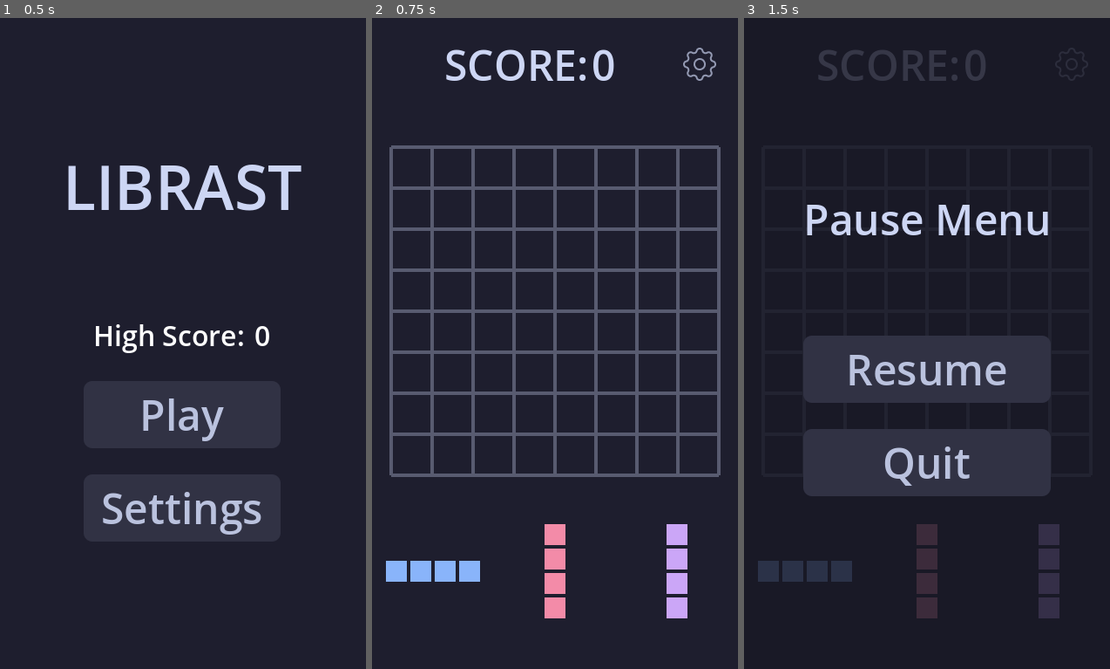
Above: before the commit, frames 1-3 (left to right).
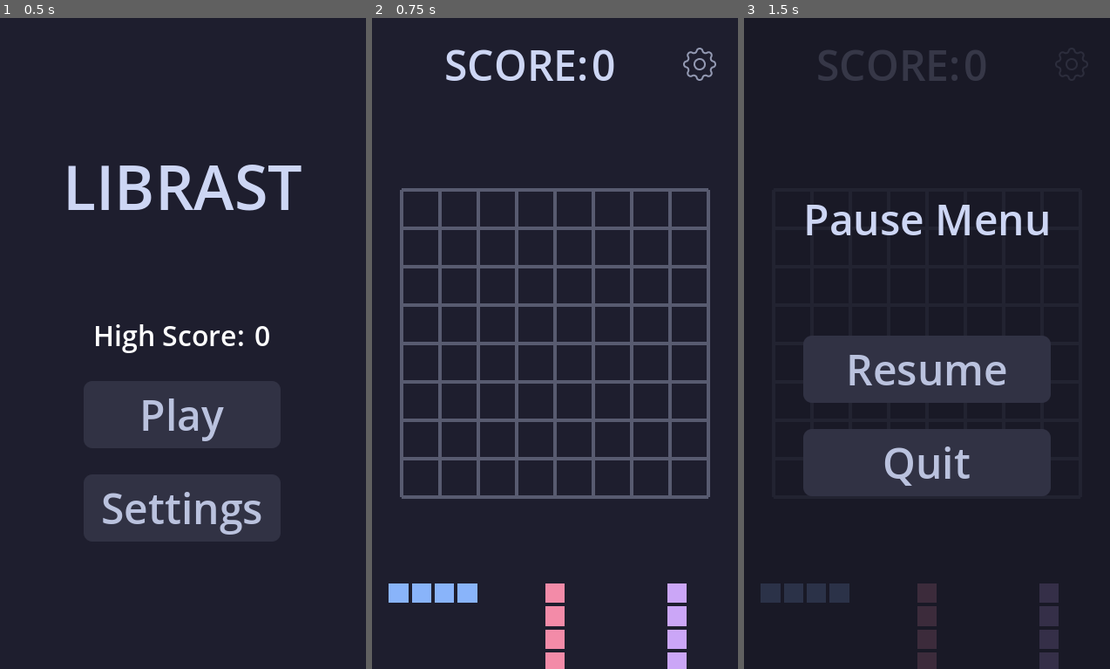
Above: after the commit, the same moments.

Repository: Piernikkk/librast
Game: Godot game, scene res://scenes/start_screen.tscn
Same seed, same stepped clock (60 frames per second), same inputs: the game is played once before the commit and once after it.
Inputs (mouse positions are in pixels of both pictures, inside the frame that each line leads up to):
- Up to frame 1 (0.5 s): no input
- Up to frame 2 (0.75 s): click "Play" at 0.5 s
- Up to frame 3 (1.5 s): click (1073, 63) at 1.25 s

Frame 1 is identical in both runs. In frame 2, 16% of the frame differs, in the area x 3-96%, y 19-100%; in frame 3, 3.1%.

Commit message:
FIxed positioning and scalling on an actual phone

Diff:
--- a/project.godot
+++ b/project.godot
@@ -25,6 +25,8 @@
 window/size/viewport_height=746
 window/size/window_width_override=420
 window/size/window_height_override=746
+window/stretch/mode="canvas_items"
+window/stretch/aspect="expand"
 window/handheld/orientation=1
 
 [editor_plugins]
--- a/scenes/main_scene.tscn
+++ b/scenes/main_scene.tscn
@@ -5,19 +5,47 @@
 [ext_resource type="Script" uid="uid://b7n4m8q1k6pj2" path="res://scripts/camera.gd" id="3_camera"]
 [ext_resource type="PackedScene" uid="uid://dmm0n7r3uf1oi" path="res://scenes/game_ui.tscn" id="4_pu3yx"]
 
-[node name="MainScene" type="Node2D"]
+[node name="MainScene" type="Control"]
+layout_mode = 3
+anchors_preset = 15
+anchor_right = 1.0
+anchor_bottom = 1.0
+grow_horizontal = 2
+grow_vertical = 2
 
 [node name="ColorRect" type="ColorRect" parent="."]
-offset_left = -1098.0
-offset_top = -1118.0
-offset_right = 1085.0
-offset_bottom = 1138.0
+layout_mode = 1
+anchors_preset = 15
+anchor_right = 1.0
+anchor_bottom = 1.0
+grow_horizontal = 2
+grow_vertical = 2
 color = Color(0.11764706, 0.11764706, 0.18039216, 1)
 
-[node name="Grid" type="Node2D" parent="."]
+[node name="GridContainer" type="Control" parent="."]
+layout_mode = 1
+anchors_preset = 8
+anchor_left = 0.5
+anchor_top = 0.5
+anchor_right = 0.5
+anchor_bottom = 0.5
+grow_horizontal = 2
+grow_vertical = 2
+
+[node name="Grid" type="Node2D" parent="GridContainer"]
 script = ExtResource("1_52fb6")
 
-[node name="PieceBar" type="Node2D" parent="."]
+[node name="PieceBarContainer" type="Control" parent="."]
+layout_mode = 1
+anchors_preset = 12
+anchor_top = 1.0
+anchor_right = 1.0
+anchor_bottom = 1.0
+offset_top = -150.0
+grow_horizontal = 2
+grow_vertical = 0
+
+[node name="PieceBar" type="Node2D" parent="PieceBarContainer"]
 script = ExtResource("2_piece_bar")
 
 [node name="Camera2D" type="Camera2D" parent="."]
@@ -26,4 +54,4 @@
 [node name="GameUI" parent="." instance=ExtResource("4_pu3yx")]
 unique_name_in_owner = true
 
-[connection signal="add_points" from="Grid" to="GameUI" method="_on_grid_add_points"]
+[connection signal="add_points" from="GridContainer/Grid" to="GameUI" method="_on_grid_add_points"]
--- a/scripts/camera.gd
+++ b/scripts/camera.gd
@@ -6,16 +6,8 @@
 	get_viewport().size_changed.connect(center_camera);
 
 func center_camera() -> void:
-	var window_size = DisplayServer.window_get_size();
 	var viewport_size = get_viewport().get_visible_rect().size;
-
-	var effective_size: Vector2;
-	if window_size.x > viewport_size.x:
-		effective_size = Vector2(window_size);
-	else:
-		effective_size = viewport_size;
-
-	position = effective_size / 2.0;
+	position = viewport_size / 2.0;
 
 	if Globals.DEBUG_VERBOSE:
 		print("Camera centered at: ", position);
--- a/scripts/grid.gd
+++ b/scripts/grid.gd
@@ -25,18 +25,14 @@
 	redraw_grid();
 
 func calculate_dynamic_sizes() -> void:
-	var window_size = DisplayServer.window_get_size();
 	var viewport = get_viewport();
 	var viewport_size = viewport.get_visible_rect().size;
 
-	var effective_size: Vector2;
-	if window_size.x > viewport_size.x:
-		effective_size = Vector2(window_size);
-	else:
-		effective_size = viewport_size;
+	var ui_reserve = 80;
+	var piece_bar_reserve = 150;
 
-	var available_width = effective_size.x * 0.9;
-	var available_height = effective_size.y * 0.6;
+	var available_width = viewport_size.x * 0.85;
+	var available_height = viewport_size.y - ui_reserve - piece_bar_reserve;
 
 	var block_size_by_width = available_width / GRID_WIDTH;
 	var block_size_by_height = available_height / GRID_HEIGHT;
@@ -46,25 +42,12 @@
 	grid_pixel_width = GRID_WIDTH * dynamic_block_size;
 	grid_pixel_height = GRID_HEIGHT * dynamic_block_size;
 
-	print("Dynamic block size: ", dynamic_block_size, " | Grid size: ", grid_pixel_width, "x", grid_pixel_height);
+	print("Viewport: ", viewport_size, " | Block size: ", dynamic_block_size, " | Grid: ", grid_pixel_width, "x", grid_pixel_height);
 
 func center_grid() -> void:
-	var window_size = DisplayServer.window_get_size();
-	var viewport = get_viewport();
-	var viewport_size = viewport.get_visible_rect().size;
+	position = Vector2(-grid_pixel_width / 2.0, -grid_pixel_height / 2.0);
 
-	var effective_size: Vector2;
-	if window_size.x > viewport_size.x:
-		effective_size = Vector2(window_size);
-	else:
-		effective_size = viewport_size;
-
-	position = Vector2(
-		(effective_size.x - grid_pixel_width) / 2.0,
-		(effective_size.y - grid_pixel_height) / 2.0 - effective_size.y * 0.05 # Offset up slightly
-	);
-
-	print("Grid centered at: ", position, " | Window: ", window_size, " | Viewport: ", viewport_size);
+	print("Grid offset: ", position);
 
 func initialize_grid():
 	for x in range(GRID_HEIGHT):
--- a/scripts/piece_bar.gd
+++ b/scripts/piece_bar.gd
@@ -5,34 +5,19 @@
 @onready var block_scene = preload("res://sprites/block.tscn");
 @onready var shape_scene = preload("res://sprites/shape.tscn");
 
-@onready var grid_ref = get_parent().get_node("Grid");
+@onready var grid_ref = get_parent().get_parent().get_node("GridContainer/Grid");
 @onready var shapes_instance = preload("res://scripts/shapes.gd").new();
 var current_shapes = [];
 
 func _ready() -> void:
 	await get_tree().process_frame;
 
-	position_bar();
 	spawn_shapes();
 
 	get_viewport().size_changed.connect(_on_viewport_resized);
 
 func _on_viewport_resized() -> void:
-	position_bar();
 	update_shape_sizes();
-
-func position_bar() -> void:
-	var window_size = DisplayServer.window_get_size();
-	var viewport = get_viewport();
-	var viewport_size = viewport.get_visible_rect().size;
-
-	var effective_size: Vector2;
-	if window_size.x > viewport_size.x:
-		effective_size = Vector2(window_size);
-	else:
-		effective_size = viewport_size;
-
-	position = Vector2(0, effective_size.y * 0.85);
 
 func spawn_shapes() -> void:
 	for shape in current_shapes:
@@ -56,12 +41,9 @@
 		shape_datas.append(shape_data);
 		current_shapes.append(shape);
 
-	var window_size = DisplayServer.window_get_size();
 	var viewport = get_viewport();
 	var viewport_size = viewport.get_visible_rect().size;
-	var effective_width = max(window_size.x, viewport_size.x);
-
-	var slot_width = effective_width / 3.0;
+	var slot_width = viewport_size.x / 3.0;
 
 	for i in range(3):
 		var shape = temp_shapes[i];
@@ -69,7 +51,7 @@
 
 		var shape_visual_center = get_shape_visual_center(shape);
 
-		shape.position = Vector2(slot_center_x - shape_visual_center.x, -shape_visual_center.y);
+		shape.position = Vector2(slot_center_x - shape_visual_center.x, 50.0);
 
 func get_shape_visual_center(shape: Node2D) -> Vector2:
 	"""Calculate the visual center of a shape based on its blocks' positions"""
@@ -95,12 +77,9 @@
 		if is_instance_valid(shape):
 			shape.update_size(true);
 
-	var window_size = DisplayServer.window_get_size();
 	var viewport = get_viewport();
 	var viewport_size = viewport.get_visible_rect().size;
-	var effective_width = max(window_size.x, viewport_size.x);
-
-	var slot_width = effective_width / 3.0;
+	var slot_width = viewport_size.x / 3.0;
 
 	var all_shapes_array = [null, null, null];
 	for shape in current_shapes:
@@ -116,7 +95,7 @@
 
 			var shape_visual_center = get_shape_visual_center(shape);
 
-			shape.position = Vector2(slot_center_x - shape_visual_center.x, -shape_visual_center.y);
+			shape.position = Vector2(slot_center_x - shape_visual_center.x, 50.0);
 
 func _on_shape_placed(placed_shape) -> void:
 	current_shapes.erase(placed_shape);
Empty file added: scripts/safe_area_handler.gd
Not shown, added: scripts/safe_area_handler.gd.uid
